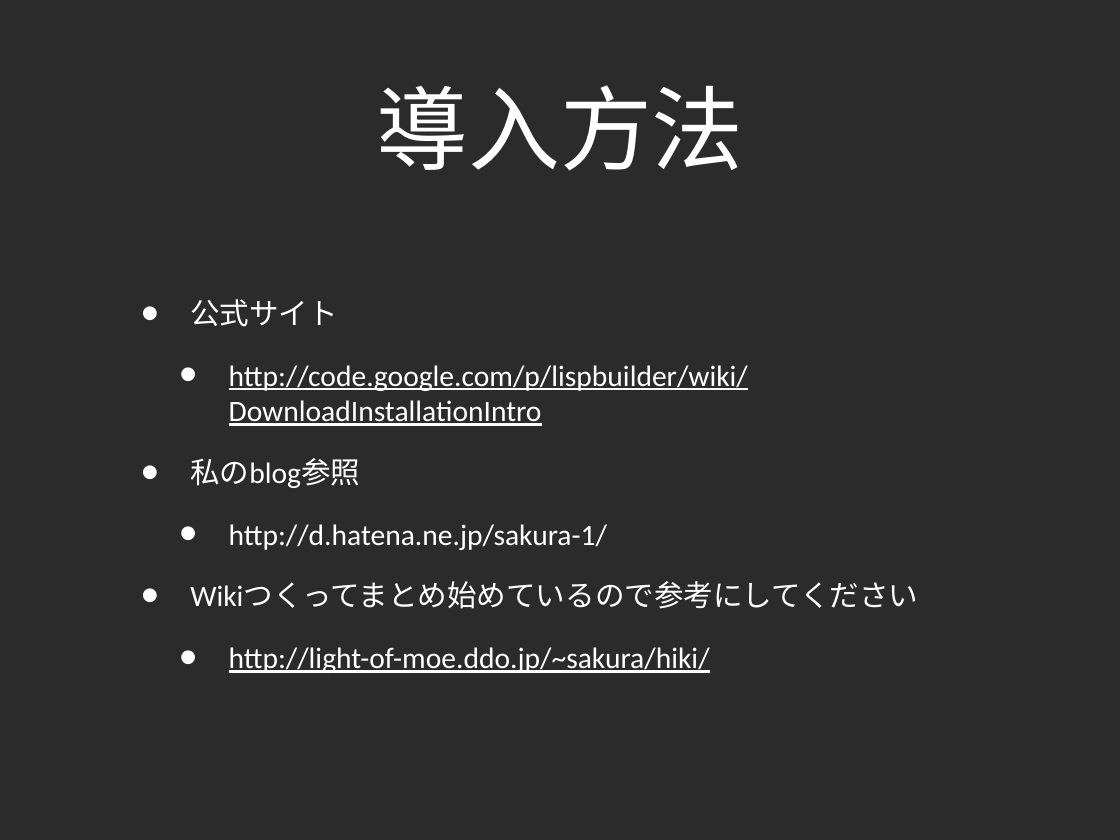
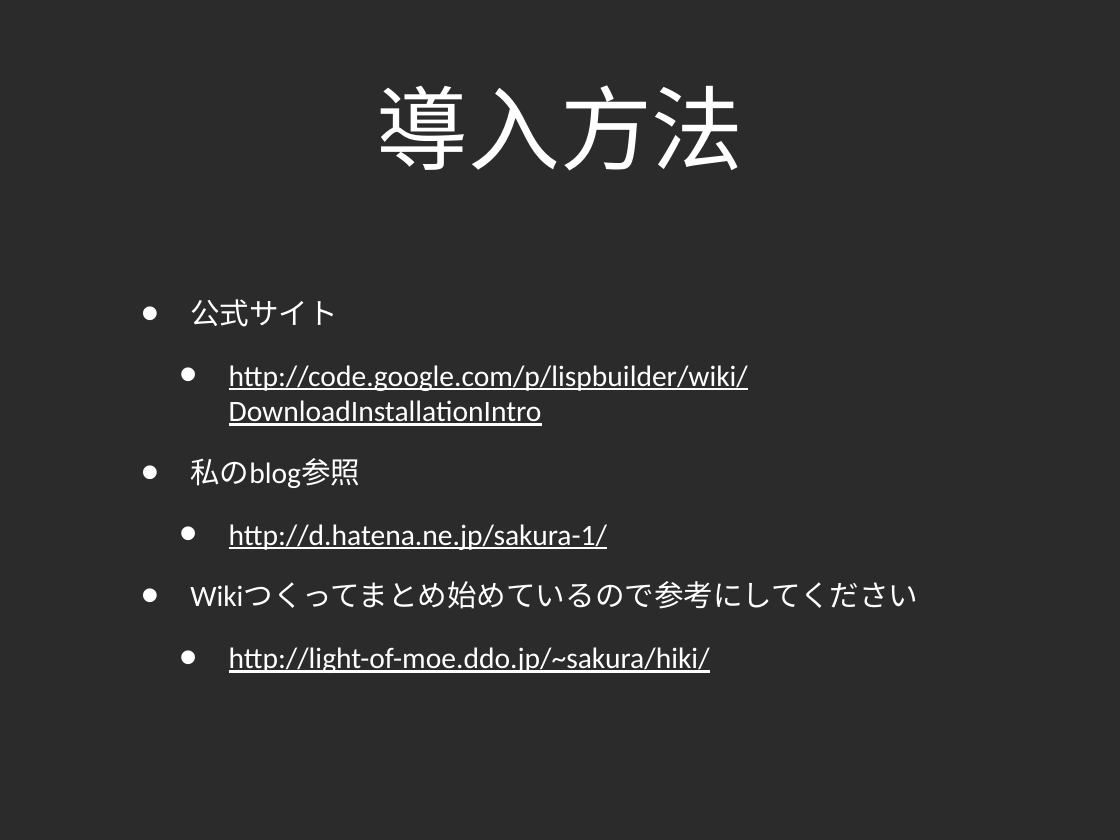
Before and after one commit to lambdasakura/doc, a slide deck: slide 16 of zengeren/fast_game_development_2010:02:12.ppt. Drawn at 1120x840 pixels with LibreOffice and Linux fonts; fonts in the diff are those of the drawing; background and template pictures are left out; a plain dark background stands for a picture behind light text. Boxes give left, top, right and bottom in pixels: in the first picture for what was removed or moved away, otherwise in the second. Text is boxed around its words. In the diff, an @@ line names an element or a change of style, - is before the commit and + after.

```diff
--- a/zengeren/fast_game_development_2010:02:12.ppt
+++ b/zengeren/fast_game_development_2010:02:12.ppt
@@ text at [229, 524, 607, 550]: underline on in "http://d.hatena.ne.jp/sakura-1/" @@
```
Also in this commit, not shown: 11 other slides changed, 8 slides added, 3 slides removed.
